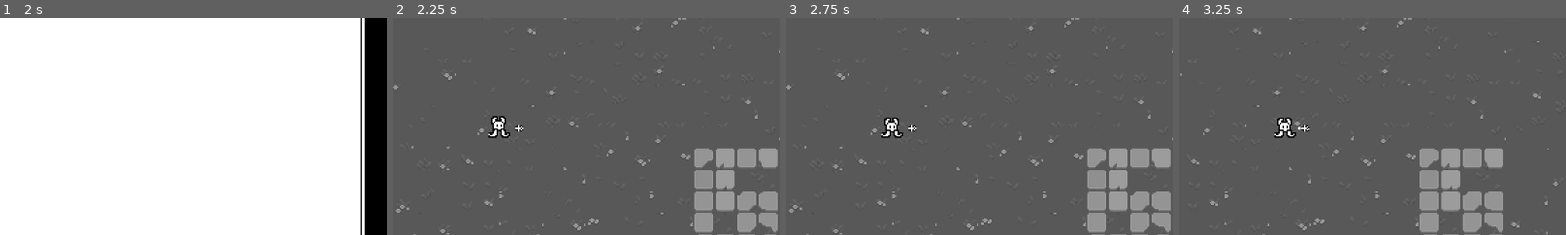
Above: before the commit, frames 1-4 (left to right).
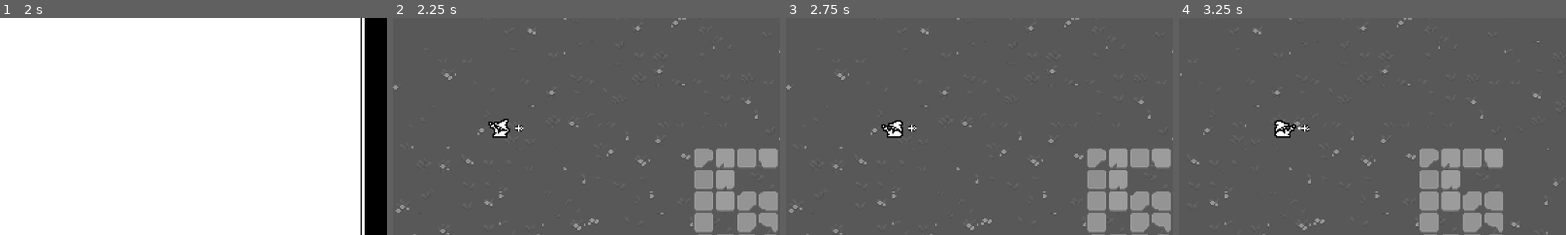
Above: after the commit, the same moments.

Repository: DefineSleep/1bit_bug_destroyer
Game: Godot game, scene res://main menu/main_menu.tscn
Same seed, same stepped clock (60 frames per second), same inputs: the game is played once before the commit and once after it.
Inputs (mouse positions are % of the whole screen's width and height, from its top left):
- Up to frame 1 (2 s): click (43, 41) at 0.5 s; click "DEBUG SYSTEM" at 1.25 s
- Up to frame 2 (2.25 s): click (24, 32) at 2 s
- Up to frame 3 (2.75 s): no input
- Up to frame 4 (3.25 s): hold D (right) from 2.78 s (still down)
The pictures show only the part of the screen within x 36-86%, y 25-75%; the shares and areas given below are measured in that part.

Frame 1 is identical in both runs. In frame 2, 0.4% of the frame differs, in the area x 24-31%, y 45-56%; in frame 3, 0.4%; in frame 4, 0.4%.

Commit message:
fix character sprite

Diff:
--- a/player.gd
+++ b/player.gd
@@ -31,7 +31,14 @@
 #---------------------
 func get_better_inputs()->void:
 	var input_direction = Input.get_vector("left", "right", "up", "down")
+	if input_direction.x == 1 :
+		animated_sprite.flip_h = true
+	if input_direction.x == -1 :
+		animated_sprite.flip_h = false
 	velocity = input_direction * char_speed
+	printerr(input_direction)
+
+
 	move_and_slide()
 #---------------------
 # ADDING LIFESTEAL
--- a/player.tscn
+++ b/player.tscn
@@ -1,25 +1,25 @@
 [gd_scene load_steps=9 format=3 uid="uid://ch1ymld48peyg"]
 
 [ext_resource type="Script" path="res://player.gd" id="1_it33t"]
-[ext_resource type="Texture2D" uid="uid://dq2va6qcdwhe7" path="res://ASSETS/SpriteSheetTransparen_OUTLINEDt.png" id="2_kmg3g"]
+[ext_resource type="Texture2D" uid="uid://4g3ejkm06kvr" path="res://ASSETS/DARK_WIZARD.png" id="2_q07di"]
 [ext_resource type="PackedScene" uid="uid://diwlkxmcq0v2r" path="res://direction_arrow.tscn" id="3_ypqih"]
 
-[sub_resource type="AtlasTexture" id="AtlasTexture_0bwc0"]
-atlas = ExtResource("2_kmg3g")
-region = Rect2(192, 0, 16, 16)
+[sub_resource type="AtlasTexture" id="AtlasTexture_roy22"]
+atlas = ExtResource("2_q07di")
+region = Rect2(0, 0, 16, 16)
 
-[sub_resource type="AtlasTexture" id="AtlasTexture_pdkrn"]
-atlas = ExtResource("2_kmg3g")
-region = Rect2(208, 0, 16, 16)
+[sub_resource type="AtlasTexture" id="AtlasTexture_7o4s7"]
+atlas = ExtResource("2_q07di")
+region = Rect2(16, 0, 16, 16)
 
 [sub_resource type="SpriteFrames" id="SpriteFrames_6aprw"]
 animations = [{
 "frames": [{
 "duration": 1.0,
-"texture": SubResource("AtlasTexture_0bwc0")
+"texture": SubResource("AtlasTexture_roy22")
 }, {
 "duration": 1.0,
-"texture": SubResource("AtlasTexture_pdkrn")
+"texture": SubResource("AtlasTexture_7o4s7")
 }],
 "loop": true,
 "name": &"default",
Binary file changed: ASSETS/DARK_WIZARD.png
Binary file added: ASSETS/GAME_BACKGROUND_PIXEL_CIRCUITS.png
Not shown, added: ASSETS/GAME_BACKGROUND_PIXEL_CIRCUITS.png.import
Binary file added: ASSETS/GAME_BACKGROUND_PIXEL_CIRCUITS_NOBACKGROUND.png
Not shown, added: ASSETS/GAME_BACKGROUND_PIXEL_CIRCUITS_NOBACKGROUND.png.import
